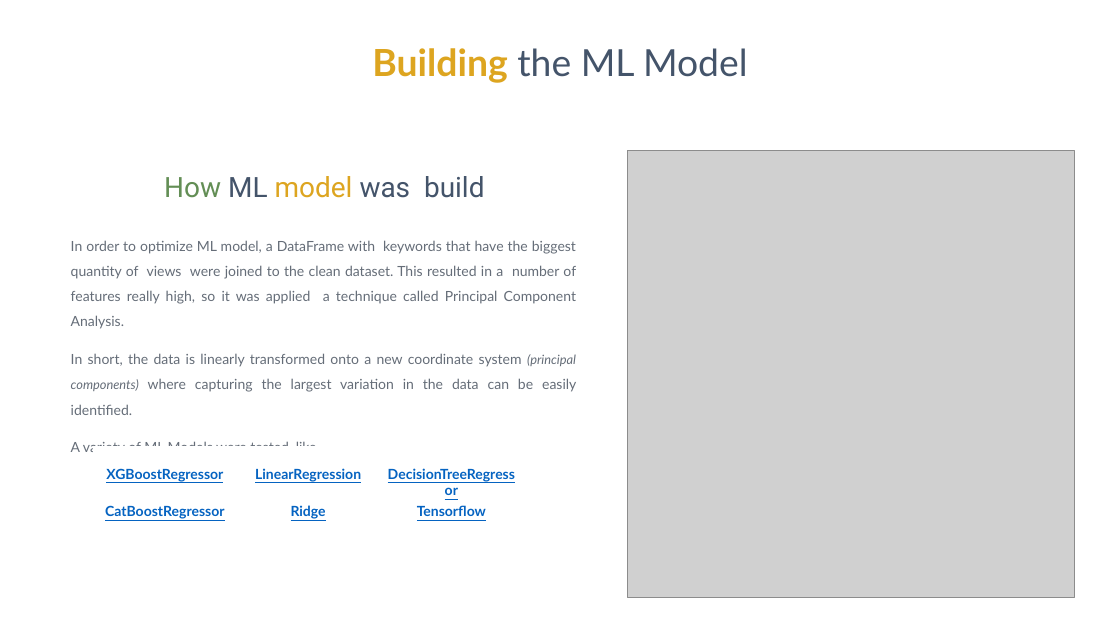
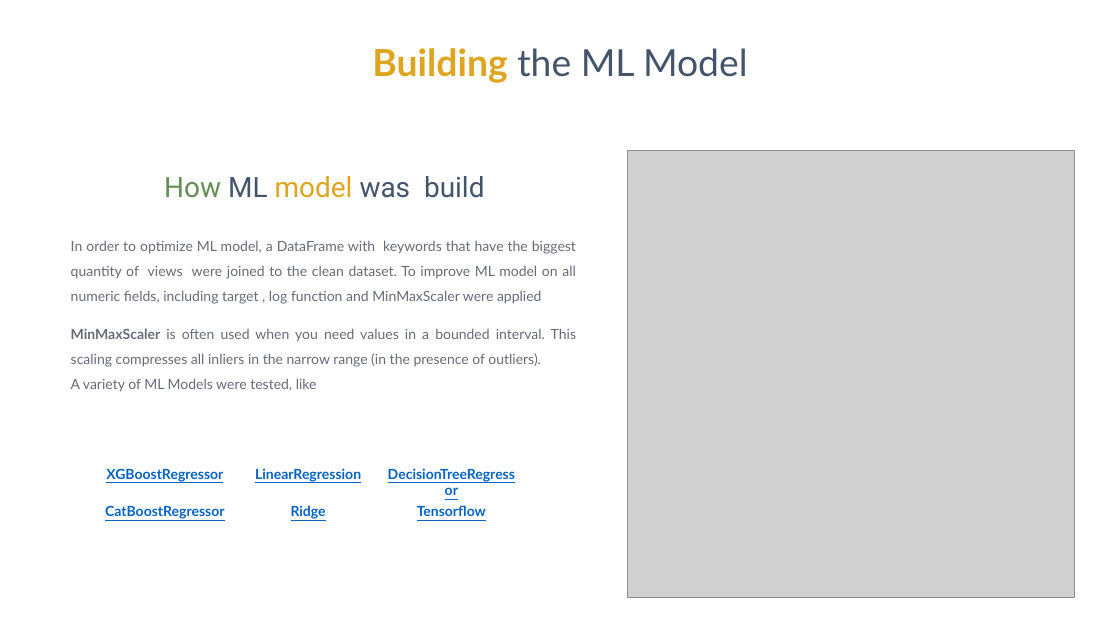
Before and after one commit to jorgegmayorgas/ML_Project_YouTube_keyword_optimization, a slide deck: slide 8 of presentation/ML for succeeding in YouTube.pptx. Drawn at 1120x630 pixels with LibreOffice and Linux fonts; fonts in the diff are those of the drawing; grey boxes stand for pictures. Boxes give left, top, right and bottom in pixels: in the first picture for what was removed or moved away, otherwise in the second. Text is boxed around its words. In the diff, an @@ line names an element or a change of style, - is before the commit and + after.

```diff
--- a/presentation/ML for succeeding in YouTube.pptx
+++ b/presentation/ML for succeeding in YouTube.pptx
@@ text at (x1=71, y1=240, x2=576, y2=367): text changed @@
-In order to optimize ML model, a DataFrame with keywords that have the biggest quantity of views were joined to the clean dataset. This resulted in a number of features really high, so it was applied a technique called Principal Component Analysis.
-In short, the data is linearly transformed onto a new coordinate system (principal components) where capturing the largest variation in the data can be easily identified.
+In order to optimize ML model, a DataFrame with keywords that have the biggest quantity of views were joined to the clean dataset. To improve ML model on all numeric fields, including target , log function and MinMaxScaler were applied
+MinMaxScaler is often used when you need values in a bounded interval. This scaling compresses all inliers in the narrow range (in the presence of outliers).
```
Also in this commit, not shown: 3 other slides changed, 11 slides removed, 21 other files.
